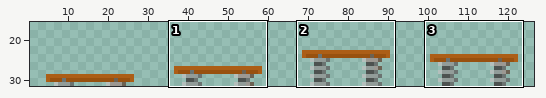
Sprite sheet, stored at Assets/Sprites/Objects/JumpPads/JumpPad.png. The picture above shows the old version from afar; the outline marks the close-up.
Close-up. As it was:
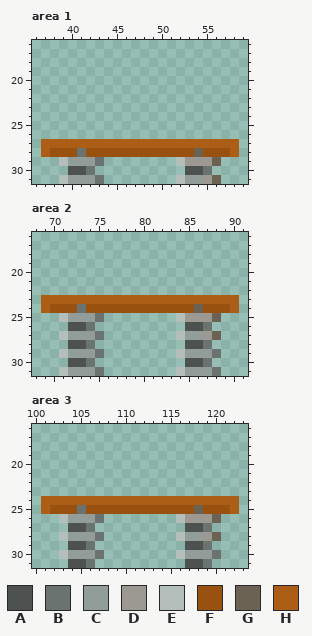
The file is 128x32 pixels. Shown: area 1: x 36..59, y 16..31; area 2: x 68..91, y 16..31; area 3: x 100..123, y 16..31. The wide view leaves out empty margins. The commit also changed other parts of the picture, which this record leaves out.
Palette (. is transparent): A #4d5250  B #6b7371  C #929c99  D #9c9892  E #b4bfbc  F #98510f  G #6c6253  H #ac5e16
Pixels before, area 1, first column x 37:
27 HHHHHHHHHHHHHHHHHHHHHH
28 HFFFBFFFFFFFFFFFFGFFFH
29 ..ECCCB........EDDDG..
30 ...AAB..........AAB...
31 ..ECCCB........ECCDG..
Pixels before, area 2, first column x 69:
23 HHHHHHHHHHHHHHHHHHHHHH
24 HFFFBFFFFFFFFFFFFGFFFH
25 ..ECCCB........EDDDG..
26 ...AAB..........AAB...
27 ..ECCCB........ECCDG..
28 ...AAB..........AAB...
29 ..ECCCB........ECCCB..
30 ...AAB..........AAB...
31 ..ECCCB........ECCCB..
Pixels before, area 3, first column x 101:
24 HHHHHHHHHHHHHHHHHHHHHH
25 HFFFBFFFFFFFFFFFFGFFFH
26 ..ECCCB........EDDDG..
27 ...AAB..........AAB...
28 ..ECCCB........ECCDG..
29 ...AAB..........AAB...
30 ..ECCCB........ECCCB..
31 ...AAB..........AAB...
After the commit:
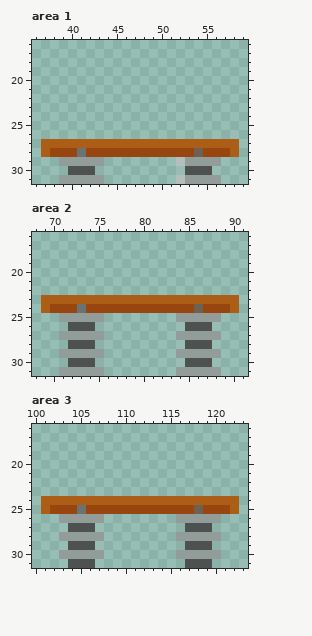
From old to new:
{"colour":"F","old":"#98510f","new":"#98450f"}
{"where": "area 1"}
{"y":29,"x":39,"old":"E","new":"C"}
{"y":29,"x":43,"old":"B","new":"C"}
{"y":29,"x":53,"old":"DDDG","new":"CCCC"}
{"y":30,"x":42,"old":"B","new":"A"}
{"y":30,"x":55,"old":"B","new":"A"}
{"y":31,"x":39,"old":"E","new":"C"}
{"y":31,"x":43,"old":"B","new":"C"}
{"y":31,"x":55,"old":"DG","new":"CC"}
{"where": "area 2"}
{"y":25,"x":71,"old":"E","new":"C"}
{"y":25,"x":75,"old":"B","new":"C"}
{"y":25,"x":84,"old":"EDDDG","new":"CCCCC"}
{"y":26,"x":74,"old":"B","new":"A"}
{"y":26,"x":87,"old":"B","new":"A"}
{"y":27,"x":71,"old":"E","new":"C"}
{"y":27,"x":75,"old":"B","new":"C"}
{"y":27,"x":84,"old":"E","new":"C"}
{"y":27,"x":87,"old":"DG","new":"CC"}
{"y":28,"x":74,"old":"B","new":"A"}
{"y":28,"x":87,"old":"B","new":"A"}
{"y":29,"x":71,"old":"E","new":"C"}
{"y":29,"x":75,"old":"B","new":"C"}
{"y":29,"x":84,"old":"E","new":"C"}
{"y":29,"x":88,"old":"B","new":"C"}
{"y":30,"x":74,"old":"B","new":"A"}
{"y":30,"x":87,"old":"B","new":"A"}
{"y":31,"x":71,"old":"E","new":"C"}
{"y":31,"x":75,"old":"B","new":"C"}
{"y":31,"x":84,"old":"E","new":"C"}
{"y":31,"x":88,"old":"B","new":"C"}
{"where": "area 3"}
{"y":26,"x":103,"old":"E","new":"C"}
{"y":26,"x":107,"old":"B","new":"C"}
{"y":26,"x":116,"old":"EDDDG","new":"CCCCC"}
{"y":27,"x":106,"old":"B","new":"A"}
{"y":27,"x":119,"old":"B","new":"A"}
{"y":28,"x":103,"old":"E","new":"C"}
{"y":28,"x":107,"old":"B","new":"C"}
{"y":28,"x":116,"old":"E","new":"C"}
{"y":28,"x":119,"old":"DG","new":"CC"}
{"y":29,"x":106,"old":"B","new":"A"}
{"y":29,"x":119,"old":"B","new":"A"}
{"y":30,"x":103,"old":"E","new":"C"}
{"y":30,"x":107,"old":"B","new":"C"}
{"y":30,"x":116,"old":"E","new":"C"}
{"y":30,"x":120,"old":"B","new":"C"}
{"y":31,"x":106,"old":"B","new":"A"}
{"y":31,"x":119,"old":"B","new":"A"}
